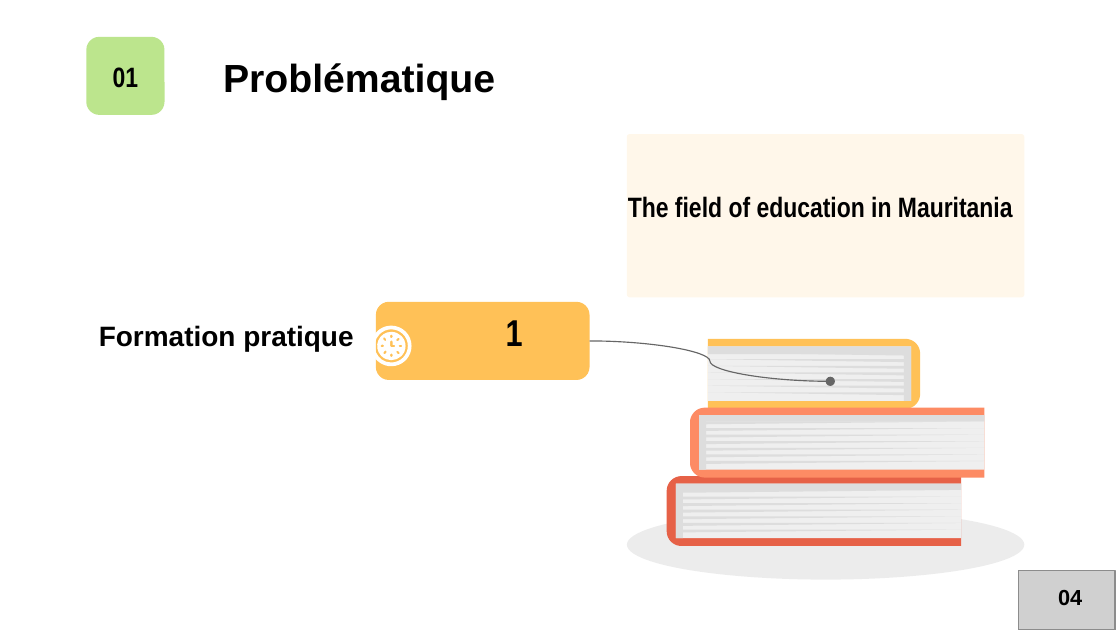
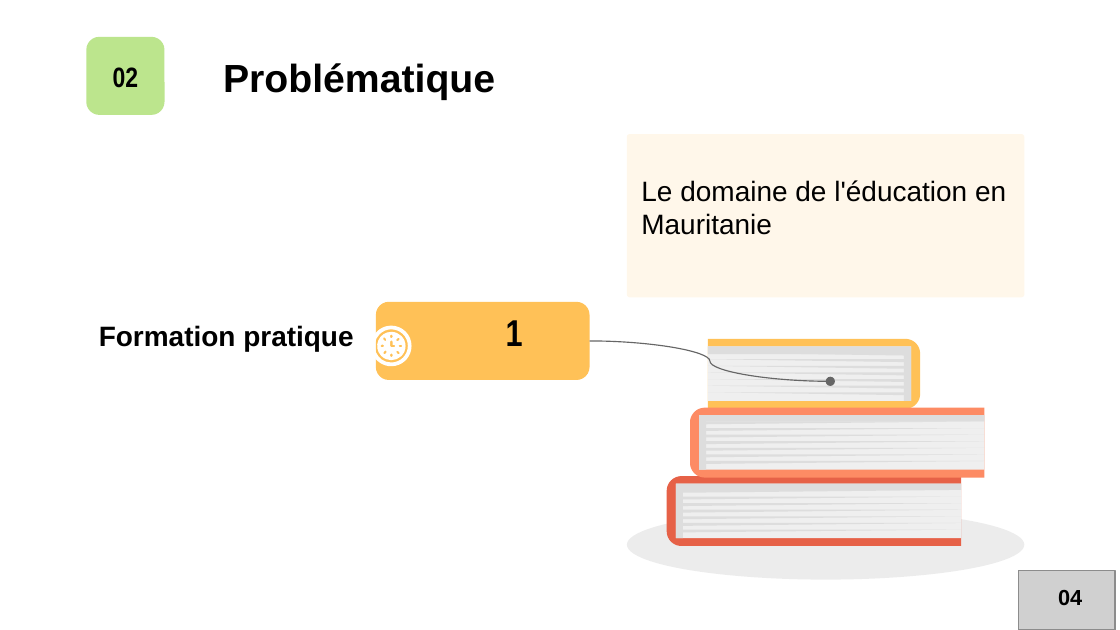
Before and after one commit to TouradGithub/education_system, a slide deck: slide 4 of presentation.pptx. Drawn at 1120x630 pixels with LibreOffice and Linux fonts; fonts in the diff are those of the drawing; grey boxes stand for pictures. Boxes give left, top, right and bottom in pixels: in the first picture for what was removed or moved away, otherwise in the second. Text is boxed around its words. In the diff, an @@ line names an element or a change of style, - is before the commit and + after.

```diff
--- a/presentation.pptx
+++ b/presentation.pptx
@@ text in rounded rectangle at [113, 67, 139, 88]: text changed @@
-01
+02
@@ text at [641, 180, 1006, 235]: text changed; font Arial Narrow to Arial; bold off @@
-The field of education in Mauritania
+Le domaine de l'éducation en Mauritanie
```
Also in this commit, not shown: 14 other slides changed, 2 other files.
